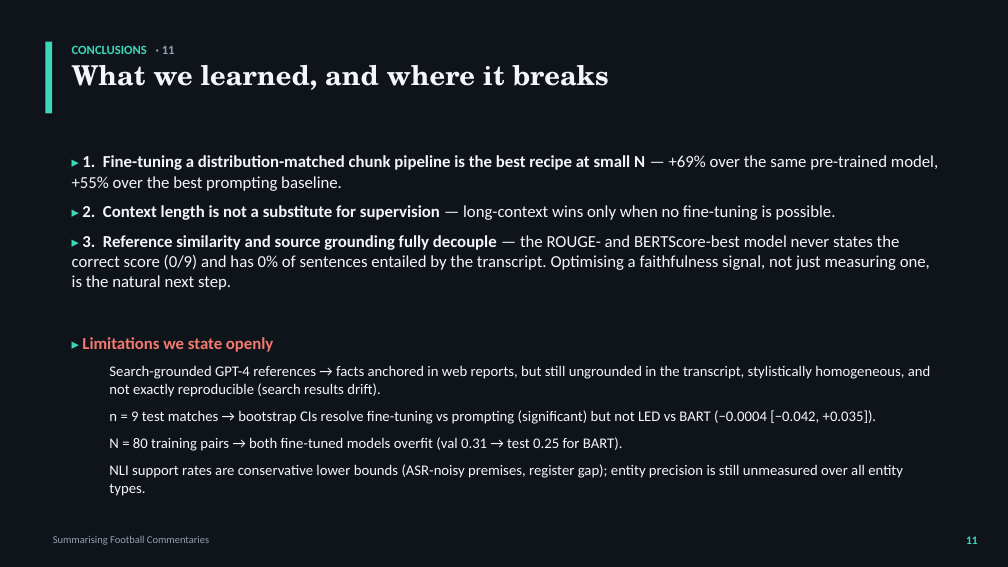
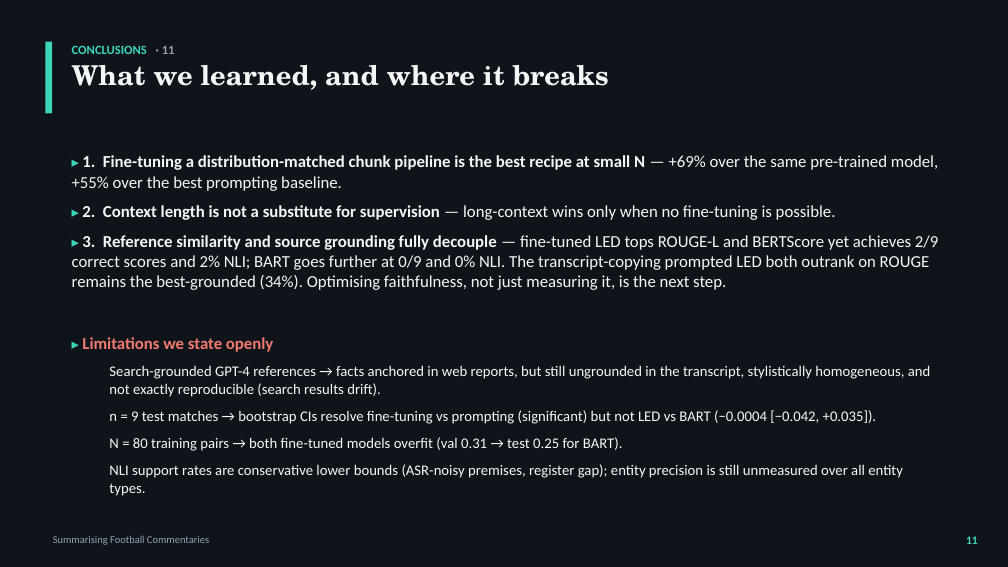
Before and after one commit to christiandalfarra/ANLP_Project, a slide deck: slide 11 of report/slides/ANLP_slides_alt.pptx. Drawn at 1008x567 pixels with LibreOffice and Linux fonts; fonts in the diff are those of the drawing. Boxes give left, top, right and bottom in pixels: in the first picture for what was removed or moved away, otherwise in the second. Text is boxed around its words. In the diff, an @@ line names an element or a change of style, - is before the commit and + after.

```diff
--- a/report/slides/ANLP_slides_alt.pptx
+++ b/report/slides/ANLP_slides_alt.pptx
@@ text at [72, 235, 938, 290]: text changed @@
-▸ 3. Reference similarity and source grounding fully decouple — the ROUGE- and BERTScore-best model never states the correct score (0/9) and has 0% of sentences entailed by the transcript. Optimising a faithfulness signal, not just measuring one, is the natural next step.
+▸ 3. Reference similarity and source grounding fully decouple — fine-tuned LED tops ROUGE-L and BERTScore yet achieves 2/9 correct scores and 2% NLI; BART goes further at 0/9 and 0% NLI. The transcript-copying prompted LED both outrank on ROUGE remains the best-grounded (34%). Optimising faithfulness, not just measuring it, is the next step.
```
Also in this commit, not shown: 1 other slide changed, 5 other files.
